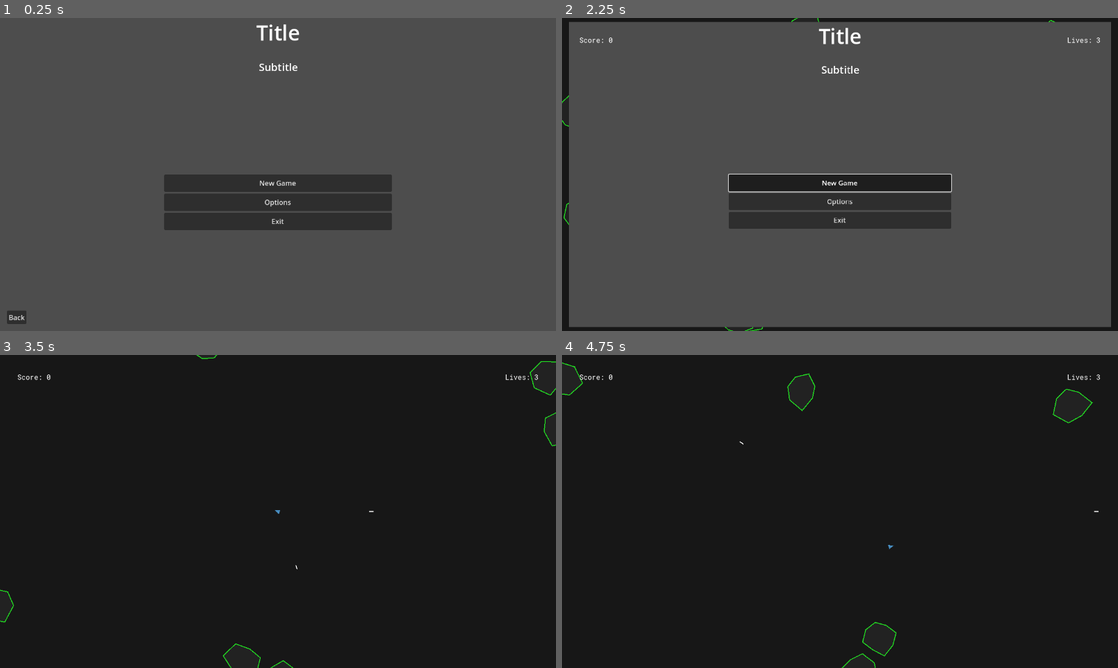
Above: before the commit, frames 1-4 (two rows, left to right).
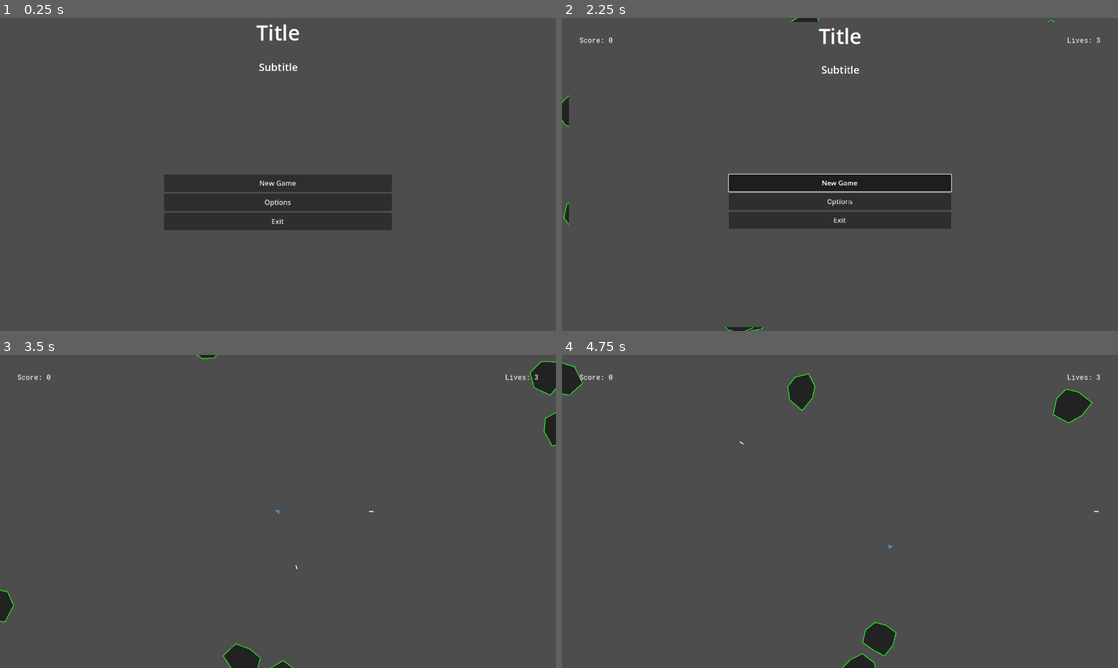
Above: after the commit, the same moments.

Repository: PlanetAriumGameStudio/movie-bluff-gameapp
Game: Godot game, scene res://scenes/menus/main_menu/main_menu.tscn
Two runs of this game, one before a commit and one after it. Both use one fixed random seed, a clock stepped at 60 frames per second and the inputs below.
Inputs (mouse positions are in pixels of both pictures, inside the frame that each line leads up to):
- Up to frame 1 (0.25 s): no input
- Up to frame 2 (2.25 s): click "Options" at 0.5 s; click "Back" at 1.25 s; click "New Game" at 2 s
- Up to frame 3 (3.5 s): tap Enter (ui_accept) at 2.75, 3.02 s; move the mouse to (400, 495) at 2.77 s; hold D (right) from 2.78 s (still down); click (400, 495) at 2.92 s
- Up to frame 4 (4.75 s): move the mouse to (728, 527) at 3.52 s; release D (right) at 3.53 s; hold S (down) 3.53-4.28 s; tap Enter (ui_accept) at 3.77 s; move the mouse to (895, 442) at 4.27 s; hold D (right) from 4.28 s (still down)

The runs differ from the first frame. In frame 1, 0.1% of the frame differs, in the area x 1-5%, y 93-98%; in frame 2, 4.8%; in frame 3, 99%, in the area x 0-100%, y 0-100%; in frame 4, 98%.

Commit message:
chore: update pause menu to generic, remove first pass menus

Diff:
--- a/core/scenes/adhoc_menus/adhoc_menu.tscn
+++ b/core/scenes/adhoc_menus/adhoc_menu.tscn
@@ -18,6 +18,7 @@
 anchor_bottom = 1.0
 grow_horizontal = 2
 grow_vertical = 2
+color = Color(0.509286, 0.509286, 0.509286, 1)
 
 [node name="MenuPanelContainer" type="PanelContainer" parent="."]
 unique_name_in_owner = true
@@ -31,24 +32,35 @@
 
 [node name="PanelColor" type="ColorRect" parent="MenuPanelContainer"]
 layout_mode = 2
+color = Color(0.281187, 0.281187, 0.281187, 1)
 
 [node name="MarginContainer" type="MarginContainer" parent="MenuPanelContainer"]
 layout_mode = 2
+theme_override_constants/margin_left = 64
+theme_override_constants/margin_right = 64
 
 [node name="BoxContainer" type="BoxContainer" parent="MenuPanelContainer/MarginContainer"]
 layout_mode = 2
+size_flags_horizontal = 4
+alignment = 1
+vertical = true
 
-[node name="TitleContainer" type="MarginContainer" parent="MenuPanelContainer/MarginContainer/BoxContainer"]
+[node name="TitleMargin" type="MarginContainer" parent="MenuPanelContainer/MarginContainer/BoxContainer"]
 layout_mode = 2
 
-[node name="TitleLabel" type="Label" parent="MenuPanelContainer/MarginContainer/BoxContainer/TitleContainer"]
+[node name="TitleLabel" type="Label" parent="MenuPanelContainer/MarginContainer/BoxContainer/TitleMargin"]
 layout_mode = 2
+text = "Title"
+horizontal_alignment = 1
 
 [node name="DescriptionMargin" type="MarginContainer" parent="MenuPanelContainer/MarginContainer/BoxContainer"]
 layout_mode = 2
 
 [node name="DescriptionLabel" type="RichTextLabel" parent="MenuPanelContainer/MarginContainer/BoxContainer/DescriptionMargin"]
+custom_minimum_size = Vector2(24, 24)
 layout_mode = 2
+bbcode_enabled = true
+text = "Test"
 
 [node name="MenuButtonsMargin" type="MarginContainer" parent="MenuPanelContainer/MarginContainer/BoxContainer"]
 layout_mode = 2
@@ -56,6 +68,8 @@
 [node name="MenuButtons" type="BoxContainer" parent="MenuPanelContainer/MarginContainer/BoxContainer/MenuButtonsMargin"]
 unique_name_in_owner = true
 layout_mode = 2
+alignment = 1
+vertical = true
 
 [node name="CloseButton" type="Button" parent="MenuPanelContainer/MarginContainer/BoxContainer/MenuButtonsMargin/MenuButtons"]
 custom_minimum_size = Vector2(128, 40)
--- a/core/scenes/adhoc_menus/menus/mini_options_adhoc_menu.tscn
+++ b/core/scenes/adhoc_menus/menus/mini_options_adhoc_menu.tscn
@@ -5,6 +5,3 @@
 
 [node name="AdhocMenuContainer" instance=ExtResource("1_jbpp3")]
 menu_scene = ExtResource("2_1b846")
-
-[node name="TitleLabel" parent="MenuPanelContainer/MarginContainer/BoxContainer/TitleContainer" index="0"]
-text = "Options"
--- a/core/scenes/adhoc_menus/menus/pause_menu.gd
+++ b/core/scenes/adhoc_menus/menus/pause_menu.gd
@@ -52,10 +52,6 @@
 	_setup_options()
 	_setup_main_menu()
 
-func _on_restart_button_pressed():
-	%ConfirmRestart.popup_centered()
-	popup_open = %ConfirmRestart
-
 func _on_options_button_pressed():
 	open_options_menu()
 
@@ -67,10 +63,6 @@
 	%ConfirmExit.popup_centered()
 	popup_open = %ConfirmExit
 
-func _on_confirm_restart_confirmed():
-	TransitionManager.reload_current_scene()
-	close()
-
 func _on_confirm_main_menu_confirmed():
 	_load_scene(main_menu_scene)
 
--- a/core/scenes/adhoc_menus/menus/pause_menu.tscn
+++ b/core/scenes/adhoc_menus/menus/pause_menu.tscn
@@ -9,13 +9,6 @@
 options_packed_scene = ExtResource("3_ryawl")
 main_menu_scene = ""
 pauses_game = true
-
-[node name="MarginContainer" parent="MenuPanelContainer" index="1"]
-theme_override_constants/margin_left = 64
-theme_override_constants/margin_right = 64
-
-[node name="TitleLabel" parent="MenuPanelContainer/MarginContainer/BoxContainer/TitleContainer" index="0"]
-text = "Paused"
 
 [node name="MenuButtonsMargin" parent="MenuPanelContainer/MarginContainer/BoxContainer" index="2"]
 theme_override_constants/margin_top = 16
@@ -44,6 +37,16 @@
 layout_mode = 2
 text = "Exit"
 
+[node name="ConfirmMainMenu" type="ConfirmationDialog" parent="." index="2"]
+unique_name_in_owner = true
+dialog_text = "Go to Main Menu?"
+
+[node name="ConfirmExit" type="ConfirmationDialog" parent="." index="3"]
+unique_name_in_owner = true
+dialog_text = "Quit the game?"
+
 [connection signal="pressed" from="MenuPanelContainer/MarginContainer/BoxContainer/MenuButtonsMargin/MenuButtons/OptionsButton" to="." method="_on_options_button_pressed"]
 [connection signal="pressed" from="MenuPanelContainer/MarginContainer/BoxContainer/MenuButtonsMargin/MenuButtons/MainMenuButton" to="." method="_on_main_menu_button_pressed"]
 [connection signal="pressed" from="MenuPanelContainer/MarginContainer/BoxContainer/MenuButtonsMargin/MenuButtons/ExitButton" to="." method="_on_exit_button_pressed"]
+[connection signal="confirmed" from="ConfirmMainMenu" to="." method="_on_confirm_main_menu_confirmed"]
+[connection signal="confirmed" from="ConfirmExit" to="." method="_on_confirm_exit_confirmed"]
--- a/core/scripts/app_settings.gd
+++ b/core/scripts/app_settings.gd
@@ -29,7 +29,6 @@
 	return AudioServer.get_bus_name(bus_index)
 
 static func set_audio_from_config():
-	print("Setting audio")
 	for bus_index in AudioServer.bus_count:
 		var bus_name : String = AudioServer.get_bus_name(bus_index)
 		var bus_volume : float = get_bus_volume(bus_index)
--- a/scenes/credits_panel.tscn
+++ b/scenes/credits_panel.tscn
@@ -1,7 +1,7 @@
 [gd_scene load_steps=3 format=3 uid="uid://bs460myshrpmo"]
 
 [ext_resource type="Theme" uid="uid://dl5d2an56e6ae" path="res://themes/credits_theme.tres" id="1_bd5cs"]
-[ext_resource type="Script" uid="uid://c3e4h4tq8mion" path="res://scripts/credits_panel.gd" id="2_dxlgm"]
+[ext_resource type="Script" uid="uid://c3e4h4tq8mion" path="res://scenes/credits_panel.gd" id="2_dxlgm"]
 
 [node name="CreditsPanel" type="PanelContainer"]
 anchors_preset = 15
--- a/scenes/game_scenes/asteroids/asteroid.tscn
+++ b/scenes/game_scenes/asteroids/asteroid.tscn
@@ -1,6 +1,6 @@
 [gd_scene load_steps=2 format=3 uid="uid://bp8i034tdnk40"]
 
-[ext_resource type="Script" uid="uid://bds4w4tojkl78" path="res://scripts/asteroid.gd" id="1_n1yec"]
+[ext_resource type="Script" uid="uid://bds4w4tojkl78" path="res://scenes/game_scenes/asteroids/asteroid.gd" id="1_n1yec"]
 
 [node name="Asteroid" type="Area2D" groups=["asteroids"]]
 collision_layer = 2
--- a/scenes/game_scenes/asteroids/asteroids_game.tscn
+++ b/scenes/game_scenes/asteroids/asteroids_game.tscn
@@ -1,10 +1,11 @@
-[gd_scene load_steps=8 format=3 uid="uid://cn6ktlamgi5d"]
+[gd_scene load_steps=9 format=3 uid="uid://cn6ktlamgi5d"]
 
-[ext_resource type="Script" uid="uid://0yuhggmxqvu7" path="res://scripts/asteroids_game.gd" id="1_xrqiq"]
-[ext_resource type="Script" uid="uid://d21lefodk2nku" path="res://scripts/asteroids_manager.gd" id="2_cwuyy"]
+[ext_resource type="Script" uid="uid://0yuhggmxqvu7" path="res://scenes/game_scenes/asteroids/asteroids_game.gd" id="1_xrqiq"]
+[ext_resource type="Script" uid="uid://d21lefodk2nku" path="res://scenes/game_scenes/asteroids/asteroids_manager.gd" id="2_cwuyy"]
 [ext_resource type="FontFile" uid="uid://b42prwa756wip" path="res://fonts/RobotoMono-VariableFont_wght.ttf" id="3_tvplo"]
 [ext_resource type="Theme" uid="uid://bxakjwkc4gbrj" path="res://themes/main_menu_theme.tres" id="4_edofo"]
-[ext_resource type="PackedScene" uid="uid://cbqrvb1pn3bv0" path="res://scenes/pause_menu.tscn" id="5_t8x58"]
+[ext_resource type="Script" uid="uid://u3mhfmijlrh2" path="res://scripts/pause_menu_controller.gd" id="6_eerqa"]
+[ext_resource type="PackedScene" uid="uid://byl8k38axxkwq" path="res://scenes/menus/adhoc_menus/pause_menu.tscn" id="7_boj0s"]
 
 [sub_resource type="RectangleShape2D" id="RectangleShape2D_qu4ki"]
 size = Vector2(40, 40)
@@ -17,15 +18,6 @@
 
 [node name="AsteroidsWorld" type="Node2D"]
 script = ExtResource("1_xrqiq")
-
-[node name="ColorRect" type="ColorRect" parent="."]
-custom_minimum_size = Vector2(5000, 3000)
-anchors_preset = 15
-anchor_right = 1.0
-anchor_bottom = 1.0
-grow_horizontal = 2
-grow_vertical = 2
-color = Color(0.0923971, 0.0923971, 0.0923971, 1)
 
 [node name="SpawnBox" type="Area2D" parent="."]
 position = Vector2(640, 360)
@@ -45,6 +37,10 @@
 rotation = 1.5708
 
 [node name="GUI" type="CanvasLayer" parent="."]
+
+[node name="PauseMenuController" type="Node" parent="GUI"]
+script = ExtResource("6_eerqa")
+pause_menu_packed = ExtResource("7_boj0s")
 
 [node name="MarginContainer" type="MarginContainer" parent="GUI"]
 anchors_preset = 15
@@ -116,8 +112,6 @@
 size_flags_vertical = 8
 text = "Main Menu"
 
-[node name="PauseMenu" parent="GUI" instance=ExtResource("5_t8x58")]
-
 [connection signal="area_entered" from="SpawnBox" to="." method="_on_spawn_box_area_entered"]
 [connection signal="area_exited" from="SpawnBox" to="." method="_on_spawn_box_area_exited"]
 [connection signal="level_cleared" from="AsteroidsManager" to="." method="_on_asteroids_manager_level_cleared"]
--- a/scripts/player.gd
+++ b/scenes/game_scenes/asteroids/player.gd
@@ -92,6 +92,7 @@
 			new_bullet.global_position = position
 			new_bullet.rotation = rotation
 			var direction = Vector2.RIGHT.rotated(rotation)
+
 			get_tree().root.add_child(new_bullet)
 			_laser_asp.playing = true
 			_pstate.shoot = false
--- a/scenes/game_scenes/asteroids/player.tscn
+++ b/scenes/game_scenes/asteroids/player.tscn
@@ -1,6 +1,6 @@
 [gd_scene load_steps=4 format=3 uid="uid://bxex7pn5ng26e"]
 
-[ext_resource type="Script" uid="uid://xu7t8acjsr15" path="res://scripts/player.gd" id="1_mlma7"]
+[ext_resource type="Script" uid="uid://xu7t8acjsr15" path="res://scenes/game_scenes/asteroids/player.gd" id="1_mlma7"]
 [ext_resource type="PackedScene" uid="uid://b7pmkevhqbxse" path="res://scenes/game_scenes/asteroids/ship_bullet.tscn" id="2_6u7pn"]
 
 [sub_resource type="CircleShape2D" id="CircleShape2D_2hh5d"]
--- a/scenes/game_scenes/asteroids/ship_bullet.tscn
+++ b/scenes/game_scenes/asteroids/ship_bullet.tscn
@@ -1,6 +1,6 @@
 [gd_scene load_steps=3 format=3 uid="uid://b7pmkevhqbxse"]
 
-[ext_resource type="Script" uid="uid://dsxyud1q42vfj" path="res://scripts/ship_bullet.gd" id="1_diwnc"]
+[ext_resource type="Script" uid="uid://dsxyud1q42vfj" path="res://scenes/game_scenes/asteroids/ship_bullet.gd" id="1_diwnc"]
 
 [sub_resource type="RectangleShape2D" id="RectangleShape2D_a2xpy"]
 size = Vector2(10, 2)
--- a/scenes/main_menu.tscn
+++ /dev/null
@@ -1,34 +0,0 @@
-[gd_scene load_steps=2 format=3 uid="uid://dxhman6qab3fm"]
-
-[ext_resource type="PackedScene" uid="uid://durb02oav410a" path="res://scenes/main_panel.tscn" id="2_7u8v6"]
-
-[node name="MainMenuController" type="Control"]
-layout_mode = 3
-anchors_preset = 15
-anchor_right = 1.0
-anchor_bottom = 1.0
-grow_horizontal = 2
-grow_vertical = 2
-size_flags_horizontal = 4
-size_flags_vertical = 4
-
-[node name="ColorRect" type="ColorRect" parent="."]
-layout_mode = 1
-anchors_preset = 15
-anchor_right = 1.0
-anchor_bottom = 1.0
-grow_horizontal = 2
-grow_vertical = 2
-color = Color(0.239216, 0.25098, 0.356863, 1)
-
-[node name="MainPanel" parent="." instance=ExtResource("2_7u8v6")]
-layout_mode = 1
-anchors_preset = 8
-anchor_left = 0.5
-anchor_top = 0.5
-anchor_right = 0.5
-anchor_bottom = 0.5
-offset_left = -280.0
-offset_top = -311.0
-offset_right = 280.0
-offset_bottom = 311.0
--- a/scenes/main_panel.tscn
+++ /dev/null
@@ -1,46 +0,0 @@
-[gd_scene load_steps=3 format=3 uid="uid://durb02oav410a"]
-
-[ext_resource type="Theme" uid="uid://bxakjwkc4gbrj" path="res://themes/main_menu_theme.tres" id="1_8hqex"]
-[ext_resource type="Script" uid="uid://dkgoorscdx5l2" path="res://scripts/main_panel.gd" id="1_qq1u4"]
-
-[node name="MainPanel" type="PanelContainer"]
-anchors_preset = 15
-anchor_right = 1.0
-anchor_bottom = 1.0
-offset_left = 376.0
-offset_top = 24.0
-offset_right = -376.0
-offset_bottom = -24.0
-grow_horizontal = 2
-grow_vertical = 2
-theme = ExtResource("1_8hqex")
-script = ExtResource("1_qq1u4")
-
-[node name="MarginContainer" type="MarginContainer" parent="."]
-layout_mode = 2
-theme_override_constants/margin_left = 40
-theme_override_constants/margin_top = 40
-theme_override_constants/margin_right = 40
-theme_override_constants/margin_bottom = 40
-
-[node name="VBoxContainer" type="VBoxContainer" parent="MarginContainer"]
-layout_mode = 2
-size_flags_vertical = 4
-theme_override_constants/separation = 20
-
-[node name="StartGame" type="Button" parent="MarginContainer/VBoxContainer"]
-layout_mode = 2
-text = "Start Game"
-
-[node name="Options" type="Button" parent="MarginContainer/VBoxContainer"]
-layout_mode = 2
-text = "Options
-"
-
-[node name="Credits" type="Button" parent="MarginContainer/VBoxContainer"]
-layout_mode = 2
-text = "Credits"
-
-[connection signal="button_down" from="MarginContainer/VBoxContainer/StartGame" to="." method="_on_start_game_button_down"]
-[connection signal="button_down" from="MarginContainer/VBoxContainer/Options" to="." method="_on_options_button_down"]
-[connection signal="button_down" from="MarginContainer/VBoxContainer/Credits" to="." method="_on_credits_button_down"]
--- a/scenes/menus/adhoc_menus/pause_menu.tscn
+++ b/scenes/menus/adhoc_menus/pause_menu.tscn
@@ -1,11 +1,57 @@
-[gd_scene load_steps=4 format=3 uid="uid://byl8k38axxkwq"]
+[gd_scene load_steps=5 format=3 uid="uid://byl8k38axxkwq"]
 
 [ext_resource type="PackedScene" uid="uid://dlj6h3okxnkpq" path="res://core/scenes/adhoc_menus/menus/pause_menu.tscn" id="1_5x57i"]
 [ext_resource type="Script" uid="uid://vyi845pyj0cn" path="res://scenes/menus/adhoc_menus/pause_menu.gd" id="2_5ykyn"]
 [ext_resource type="PackedScene" uid="uid://bju5saiwgpjas" path="res://scenes/menus/options_menu/mini_options_menu.tscn" id="3_lqsrc"]
+[ext_resource type="FontFile" uid="uid://b42prwa756wip" path="res://fonts/RobotoMono-VariableFont_wght.ttf" id="4_ecp35"]
 
 [node name="PauseMenu" instance=ExtResource("1_5x57i")]
 process_mode = 3
 script = ExtResource("2_5ykyn")
 options_packed_scene = ExtResource("3_lqsrc")
 main_menu_scene = "res://scenes/menus/main_menu/main_menu.tscn"
+
+[node name="BackgroundColor" parent="." index="0"]
+color = Color(0.306923, 0.306923, 0.306922, 1)
+
+[node name="MenuPanelContainer" parent="." index="1"]
+custom_minimum_size = Vector2(640, 480)
+anchors_preset = 8
+anchor_left = 0.5
+anchor_top = 0.5
+anchor_right = 0.5
+anchor_bottom = 0.5
+offset_left = -161.0
+offset_top = -102.0
+offset_right = 161.0
+offset_bottom = 102.0
+
+[node name="PanelColor" parent="MenuPanelContainer" index="0"]
+color = Color(0.180005, 0.180005, 0.180005, 1)
+
+[node name="MarginContainer" parent="MenuPanelContainer" index="1"]
+theme_override_constants/margin_left = 32
+theme_override_constants/margin_top = 16
+theme_override_constants/margin_right = 32
+theme_override_constants/margin_bottom = 16
+
+[node name="BoxContainer" parent="MenuPanelContainer/MarginContainer" index="0"]
+size_flags_horizontal = 4
+size_flags_vertical = 4
+alignment = 1
+vertical = true
+
+[node name="TitleLabel" parent="MenuPanelContainer/MarginContainer/BoxContainer/TitleContainer" index="0"]
+horizontal_alignment = 1
+
+[node name="Label" type="Label" parent="MenuPanelContainer/MarginContainer/BoxContainer/DescriptionMargin" index="0"]
+layout_mode = 2
+
+[node name="DescriptionLabel" parent="MenuPanelContainer/MarginContainer/BoxContainer/DescriptionMargin" index="1"]
+theme_override_fonts/normal_font = ExtResource("4_ecp35")
+text = "Test Pause?"
+horizontal_alignment = 1
+vertical_alignment = 1
+
+[node name="MenuButtons" parent="MenuPanelContainer/MarginContainer/BoxContainer/MenuButtonsMargin" index="0"]
+vertical = true
--- a/scenes/menus/main_menu/main_menu.tscn
+++ b/scenes/menus/main_menu/main_menu.tscn
@@ -16,3 +16,6 @@
 offset_left = -262.0
 offset_right = 262.0
 vertical = true
+
+[node name="BackButton" parent="FlowControlContainer/FlowControl" index="0"]
+visible = false
--- a/scenes/menus/options_menu/audio/audio_options_menu.tscn
+++ b/scenes/menus/options_menu/audio/audio_options_menu.tscn
@@ -1,11 +1,9 @@
-[gd_scene load_steps=4 format=3 uid="uid://cn3mxixiwkdtx"]
+[gd_scene load_steps=3 format=3 uid="uid://cn3mxixiwkdtx"]
 
 [ext_resource type="PackedScene" uid="uid://xdvhnprvbvgc" path="res://core/scenes/menus/options_menu/audio/audio_options_menu.tscn" id="1_nla5j"]
-[ext_resource type="Theme" uid="uid://bxakjwkc4gbrj" path="res://themes/main_menu_theme.tres" id="2_0kphy"]
 [ext_resource type="Script" uid="uid://d3ms4rrvyggxi" path="res://scenes/menus/options_menu/audio/audio_options_menu.gd" id="3_yr0t0"]
 
 [node name="Audio" instance=ExtResource("1_nla5j")]
-theme = ExtResource("2_0kphy")
 script = ExtResource("3_yr0t0")
 
 [node name="PanelContainer" type="PanelContainer" parent="." index="0"]
--- a/scenes/menus/options_menu/master_options_menu_with_tabs.tscn
+++ b/scenes/menus/options_menu/master_options_menu_with_tabs.tscn
@@ -13,6 +13,7 @@
 
 [node name="Audio" parent="TabContainer" index="1" instance=ExtResource("3_eb41j")]
 layout_mode = 2
+theme = null
 metadata/_tab_index = 0
 
 [node name="Video" parent="TabContainer" index="2" instance=ExtResource("4_fublx")]
--- a/scenes/options_panel.tscn
+++ /dev/null
@@ -1,60 +0,0 @@
-[gd_scene load_steps=3 format=3 uid="uid://dsq86ej50ss3r"]
-
-[ext_resource type="Theme" uid="uid://bxakjwkc4gbrj" path="res://themes/main_menu_theme.tres" id="1_rsd77"]
-[ext_resource type="Script" uid="uid://dd2ltsk68jhkx" path="res://scripts/options_panel.gd" id="2_euqmw"]
-
-[node name="OptionsPanel" type="PanelContainer"]
-anchors_preset = 15
-anchor_right = 1.0
-anchor_bottom = 1.0
-offset_left = 360.0
-offset_top = 31.0
-offset_right = -323.0
-offset_bottom = -53.0
-grow_horizontal = 2
-grow_vertical = 2
-theme = ExtResource("1_rsd77")
-script = ExtResource("2_euqmw")
-
-[node name="MarginContainer" type="MarginContainer" parent="."]
-layout_mode = 2
-theme_override_constants/margin_left = 40
-theme_override_constants/margin_top = 40
-theme_override_constants/margin_right = 40
-theme_override_constants/margin_bottom = 40
-
-[node name="ConfirmButton" type="Button" parent="MarginContainer"]
-layout_mode = 2
-size_flags_vertical = 8
-text = "Confirm"
-
-[node name="VBoxContainer" type="VBoxContainer" parent="MarginContainer"]
-layout_mode = 2
-size_flags_vertical = 0
-theme_override_constants/separation = 20
-
-[node name="MasterVolumeLabel" type="Label" parent="MarginContainer/VBoxContainer"]
-layout_mode = 2
-text = "Master Volume"
-
-[node name="MasterVolumeSlider" type="HSlider" parent="MarginContainer/VBoxContainer"]
-layout_mode = 2
-
-[node name="MusicVolumeLabel" type="Label" parent="MarginContainer/VBoxContainer"]
-layout_mode = 2
-text = "Music"
-
-[node name="MusicVolumeSlider" type="HSlider" parent="MarginContainer/VBoxContainer"]
-layout_mode = 2
-
-[node name="SfxVolumeLabel" type="Label" parent="MarginContainer/VBoxContainer"]
-layout_mode = 2
-text = "Sounds Effects"
-
-[node name="SfxVolumeSlider" type="HSlider" parent="MarginContainer/VBoxContainer"]
-layout_mode = 2
-
-[connection signal="pressed" from="MarginContainer/ConfirmButton" to="." method="_on_confirm_button_pressed"]
-[connection signal="value_changed" from="MarginContainer/VBoxContainer/MasterVolumeSlider" to="." method="_on_master_volume_slider_value_changed"]
-[connection signal="value_changed" from="MarginContainer/VBoxContainer/MusicVolumeSlider" to="." method="_on_music_volume_slider_value_changed"]
-[connection signal="value_changed" from="MarginContainer/VBoxContainer/SfxVolumeSlider" to="." method="_on_sfx_volume_slider_value_changed"]
--- a/scenes/pause_menu.tscn
+++ /dev/null
@@ -1,53 +0,0 @@
-[gd_scene load_steps=3 format=3 uid="uid://cbqrvb1pn3bv0"]
-
-[ext_resource type="Theme" uid="uid://bxakjwkc4gbrj" path="res://themes/main_menu_theme.tres" id="1_gx6bi"]
-[ext_resource type="Script" uid="uid://mxfkwh85l84p" path="res://scripts/pause_menu.gd" id="2_e3mnj"]
-
-[node name="PauseMenu" type="PanelContainer"]
-process_mode = 3
-visible = false
-anchors_preset = 8
-anchor_left = 0.5
-anchor_top = 0.5
-anchor_right = 0.5
-anchor_bottom = 0.5
-offset_left = -203.0
-offset_top = -229.0
-offset_right = 225.0
-offset_bottom = 207.0
-grow_horizontal = 2
-grow_vertical = 2
-theme = ExtResource("1_gx6bi")
-script = ExtResource("2_e3mnj")
-
-[node name="MarginContainer" type="MarginContainer" parent="."]
-layout_mode = 2
-theme_override_constants/margin_left = 40
-theme_override_constants/margin_top = 40
-theme_override_constants/margin_right = 40
-theme_override_constants/margin_bottom = 40
-
-[node name="VBoxContainer" type="VBoxContainer" parent="MarginContainer"]
-layout_mode = 2
-
-[node name="Label" type="Label" parent="MarginContainer/VBoxContainer"]
-layout_mode = 2
-size_flags_horizontal = 4
-text = "Paused"
-
-[node name="MainMenuButton" type="Button" parent="MarginContainer/VBoxContainer"]
-layout_mode = 2
-text = "Main Menu"
-
-[node name="OptionsButton" type="Button" parent="MarginContainer/VBoxContainer"]
-layout_mode = 2
-text = "Options
-"
-
-[node name="ContinueButton" type="Button" parent="MarginContainer/VBoxContainer"]
-layout_mode = 2
-text = "Continue"
-
-[connection signal="pressed" from="MarginContainer/VBoxContainer/MainMenuButton" to="." method="_navigate_to_main_menu"]
-[connection signal="pressed" from="MarginContainer/VBoxContainer/OptionsButton" to="." method="_on_options_button_pressed"]
-[connection signal="pressed" from="MarginContainer/VBoxContainer/ContinueButton" to="." method="_toggle_visibility"]
--- a/scripts/main_panel.gd
+++ /dev/null
@@ -1,21 +0,0 @@
-extends PanelContainer
-
-const ASTEROIDS_GAME_SCENE = "res://scenes/asteroids_game.tscn"
-const CREDITS_SCENE = "res://scenes/credits_panel.tscn"
-const OPTIONS_SCENE = "res://scenes/audio_options_menu.tscn"
-
-func _on_start_game_button_down() -> void:
-	TransitionManager.change_scene(ASTEROIDS_GAME_SCENE, TransitionManager.TransitionType.ZoomOut)
-
-func _on_options_button_down() -> void:
-	var options_panel = load(OPTIONS_SCENE).instantiate()
-	get_tree().root.add_child(options_panel)
-
-func _on_credits_button_down() -> void:
-	var credits_panel = load(CREDITS_SCENE).instantiate()
-	self.get_parent().add_child(credits_panel)
-	credits_panel.position = Vector2(0,self.global_position.y+1720)
-
-	var transition_tween = create_tween().set_parallel()
-	transition_tween.set_trans(Tween.TRANS_EXPO)
-	transition_tween.tween_property(credits_panel, "global_position", Vector2(0,0), 1)
--- a/scripts/options_panel.gd
+++ /dev/null
@@ -1,22 +0,0 @@
-extends Control
-
-@onready var master_volume_slider : HSlider = $MarginContainer/VBoxContainer/MasterVolumeSlider
-@onready var music_volume_slider : HSlider = $MarginContainer/VBoxContainer/MusicVolumeSlider
-@onready var sfx_volume_slider : HSlider = $MarginContainer/VBoxContainer/SfxVolumeSlider
-
-func _ready() -> void:
-	master_volume_slider.value = AppSettings.get_bus_volume(0) * 100.0
-	sfx_volume_slider.value = AppSettings.get_bus_volume(1) * 100.0
-	music_volume_slider.value = AppSettings.get_bus_volume(2) * 100.0
-
-func _on_master_volume_slider_value_changed(value: float) -> void:
-	AppSettings.set_bus_volume(0, value / 100.0)
-
-func _on_sfx_volume_slider_value_changed(value: float) -> void:
-	AppSettings.set_bus_volume(1, value / 100.0)
-
-func _on_music_volume_slider_value_changed(value: float) -> void:
-	AppSettings.set_bus_volume(2, value / 100.0)
-
-func _on_confirm_button_pressed() -> void:
-	queue_free()
--- a/scripts/pause_menu.gd
+++ /dev/null
@@ -1,17 +0,0 @@
-extends PanelContainer
-
-func _process(delta:float) -> void:
-	if Input.is_action_just_pressed("pause"):
-		_toggle_visibility()
-
-func _toggle_visibility():
-	visible = not visible
-	get_tree().paused = not get_tree().paused
-
-func _navigate_to_main_menu():
-	_toggle_visibility()
-	TransitionManager.change_scene("res://scenes/menus/main_menu/main_menu.tscn", 1)
-
-func _on_options_button_pressed() -> void:
-	var options_panel = load("res://scenes/options_panel.tscn").instantiate()
-	add_child(options_panel)
--- a/scripts/pause_menu_controller.gd
+++ b/scripts/pause_menu_controller.gd
@@ -12,7 +12,7 @@
 			focused_viewport = get_viewport()
 		var _initial_focus_control = focused_viewport.gui_get_focus_owner()
 		var current_menu = pause_menu_packed.instantiate()
-		get_tree().current_scene.call_deferred("add_child", current_menu)
+		get_node("/root/AsteroidsWorld/GUI").call_deferred("add_child", current_menu)
 		await current_menu.tree_exited
 		if is_inside_tree() and _initial_focus_control:
 			_initial_focus_control.grab_focus()
Renamed: scripts/credits_panel.gd -> scenes/credits_panel.gd
Renamed: scripts/credits_panel.gd.uid -> scenes/credits_panel.gd.uid
Renamed: scripts/asteroid.gd -> scenes/game_scenes/asteroids/asteroid.gd
Renamed: scripts/asteroid.gd.uid -> scenes/game_scenes/asteroids/asteroid.gd.uid
Renamed: scripts/asteroids_game.gd -> scenes/game_scenes/asteroids/asteroids_game.gd
Renamed: scripts/asteroids_game.gd.uid -> scenes/game_scenes/asteroids/asteroids_game.gd.uid
Renamed: scripts/asteroids_manager.gd -> scenes/game_scenes/asteroids/asteroids_manager.gd
Renamed: scripts/asteroids_manager.gd.uid -> scenes/game_scenes/asteroids/asteroids_manager.gd.uid
Renamed: scripts/player.gd.uid -> scenes/game_scenes/asteroids/player.gd.uid
Renamed: scripts/ship_bullet.gd -> scenes/game_scenes/asteroids/ship_bullet.gd
Renamed: scripts/ship_bullet.gd.uid -> scenes/game_scenes/asteroids/ship_bullet.gd.uid
Not shown: 1 places in scenes/transition_sprite.tscn that only renumber resources
(and 5 more such lines)
